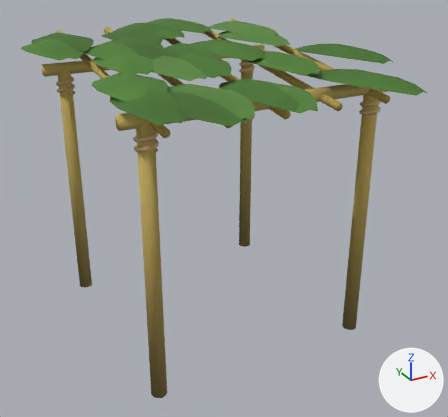
One commit to the glTF model assets/models/shelter.glb: the scene before it, then after it.
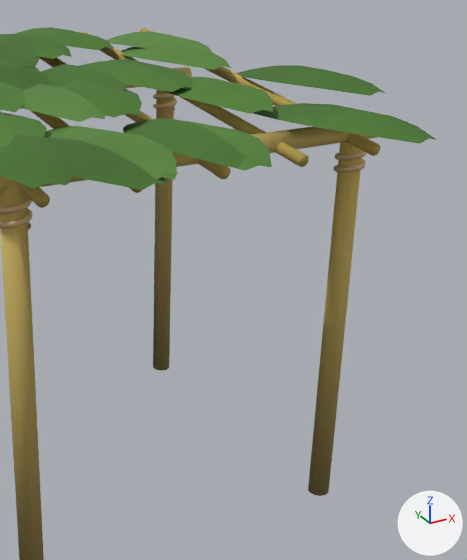
The first picture shows the older version from a 50 mm lens placed at (-2.64, -5.11, 3.64), pointed at (0.09, -0.14, 1.16). The close-ups show the older and then the newer version on the part from 31% to 100% of the width and 0% to 89% of the height of that picture. Only the edits that show in the close-ups are written down. Arrows for +X, +Y and +Z are at lower right; the lights stay in place. Vertices at exactly the same position are counted once.

Objects in the first close-up: 'Shelter', 'roof_leaf'.
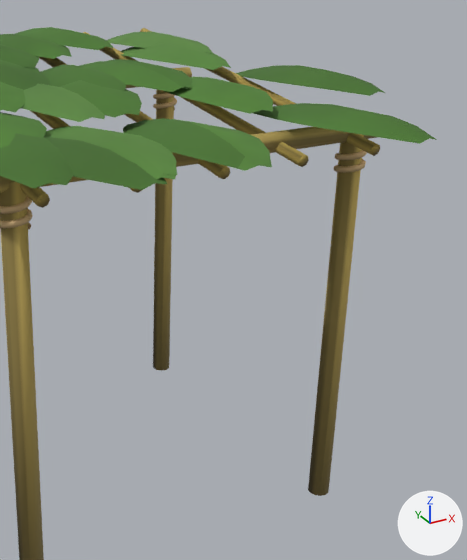
Scene script edits in JSON lines:
```json
{"block": "me_shelter", "where": "# used by ob_shelter; location = (0.0, 0.0, 0.0)"}
{"op": "remove", "block": "me_shelter", "code": "me_shelter.from_pydata(...)  # 864 vertices, 1636 faces; spans x -1.25..1.25, y -1.3..1.3, z 0.0..2.78"}
{"op": "add", "block": "me_shelter", "code": "me_shelter.from_pydata(...)  # 824 vertices, 1556 faces; spans x -1.25..1.25, y -1.3..1.3, z 0.0..2.78"}
{"block": "me_shelter", "change": "me_shelter part 1"}
{"block": "me_shelter", "change": "74 vertices are removed from x -1.03..1.03, y -1.3..1.3, z 2.37..2.78"}
{"block": "me_shelter", "change": "215 faces are deleted"}
{"block": "me_shelter", "change": "5 vertices in x -0.97..1.03, y 1.3, z 2.73 move by (-0.01, 0.0, 0.0)"}
{"block": "me_shelter", "change": "1 vertex moves from x -0.53, y 1.3, z 2.77 to x -0.02, y 1.3, z 2.73"}
{"block": "me_shelter", "change": "34 vertices are added at x -1.02..1.02, y -1.3..1.3, z 2.38..2.77"}
{"block": "me_shelter", "change": "135 new faces join them"}
{"block": "me_shelter", "change": "me_shelter part 2: 242 kept faces spanning x -1.25..1.25, y -1.3..1.3, z 0.0..2.75 get new vertex colours; the middle colour goes from yellow #b8a258 to yellow #ab9757"}
```

Boxes (x1, y1, x2, y2) around the edits, measured in the close-ups (467 x 560 px):
```json
{"part": 1, "of": "me_shelter", "change": "cut back", "before": [20, 28, 380, 208], "after": [20, 28, 380, 208]}
{"part": 2, "of": "me_shelter", "change": "recoloured", "before": [0, 67, 377, 560], "after": [0, 67, 377, 560]}
```
